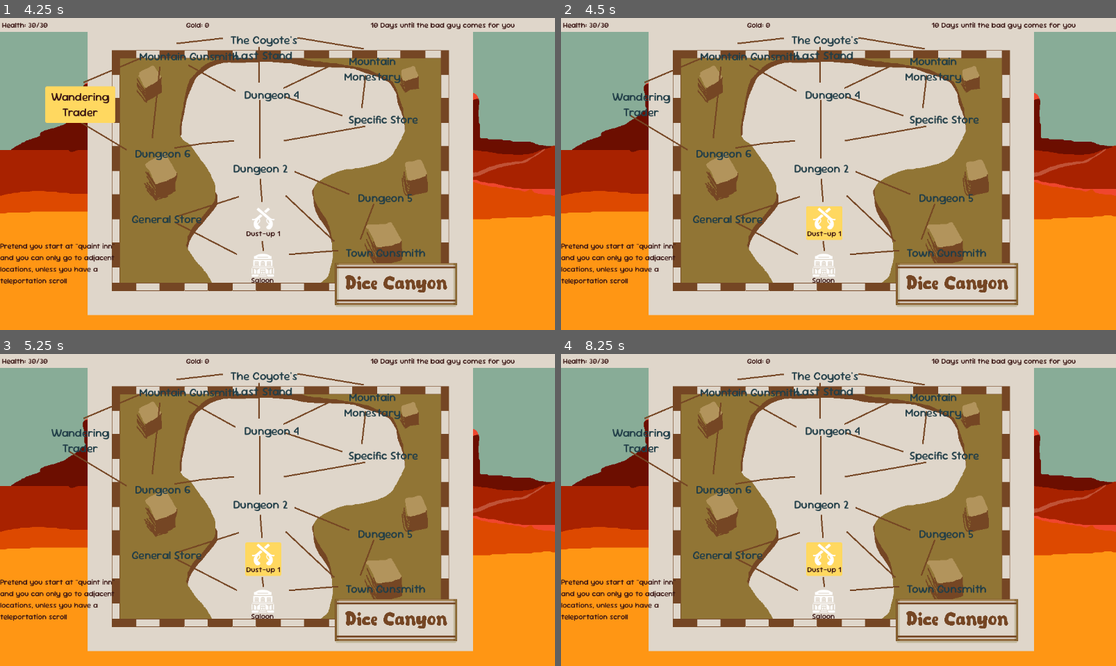
Above: before the commit, frames 1-4 (two rows, left to right).
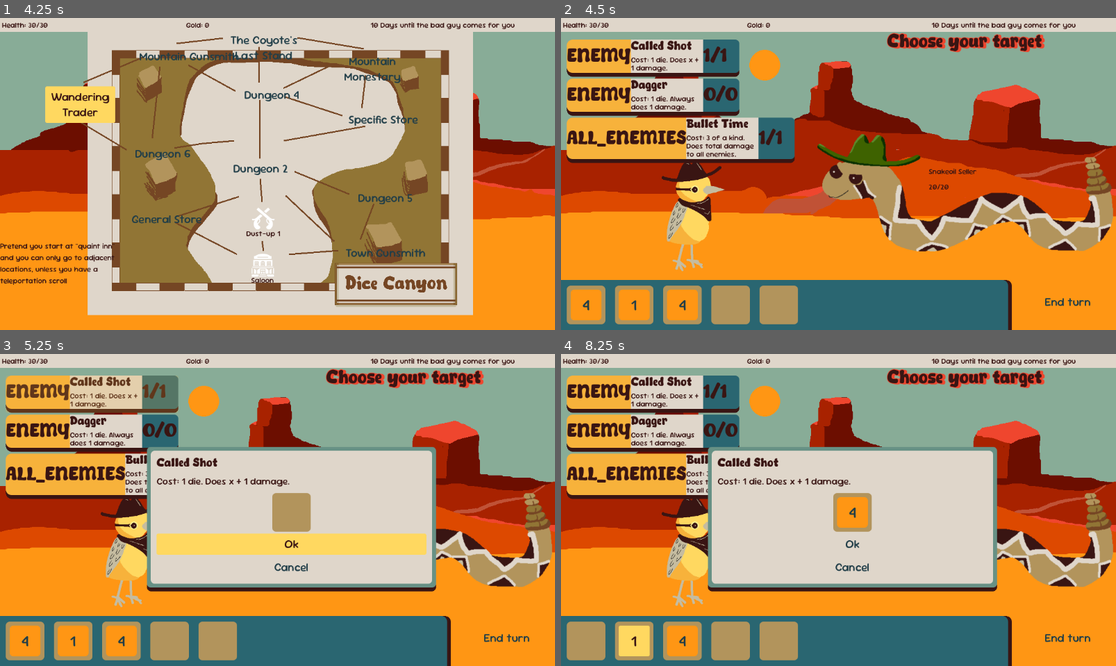
Above: after the commit, the same moments.

Repository: maryilewis/dice-game
Game: Godot game, scene res://main/main.tscn
The game is run twice, just before and just after one commit, with the same random seed, the same clock (stepped at 60 frames per second) and the same inputs.
Inputs (mouse positions are in pixels of both pictures, inside the frame that each line leads up to):
- Up to frame 1 (4.25 s): click "The Coyote's Last Stand" at 0.5 s; click "Mountain Monestary" at 1.25 s; click "Specific Store" at 2 s; click "Mountain Gunsmith" at 2.75 s; click "Wandering Trader" at 3.5 s
- Up to frame 2 (4.5 s): click (821, 223) at 4.25 s
- Up to frame 3 (5.25 s): click (94, 394) at 5.02 s
- Up to frame 4 (8.25 s): click (855, 544) at 5.75 s, where only the run after the commit has a clickable "Ok"; click (855, 544) at 6.5 s, where only the run after the commit has a clickable "Ok"; click (588, 641) at 7.25 s, where only the run after the commit has a clickable "4"; click (633, 641) at 8 s, where only the run after the commit has a clickable "1"

Frame 1 is identical in both runs. In frame 2, 75% of the frame differs, in the area x 0-100%, y 4-100%; in frame 3, 67%; in frame 4, 67%.

Commit message:
reconnect

Diff:
--- a/map/map.tscn
+++ b/map/map.tscn
@@ -251,3 +251,5 @@
 and you can only go to adjacent
 locations, unless you have a
 teleportation scroll"
+
+[connection signal="pressed" from="Buttons/Dungeon 1" to="." method="_on_dungeon_1_pressed"]
